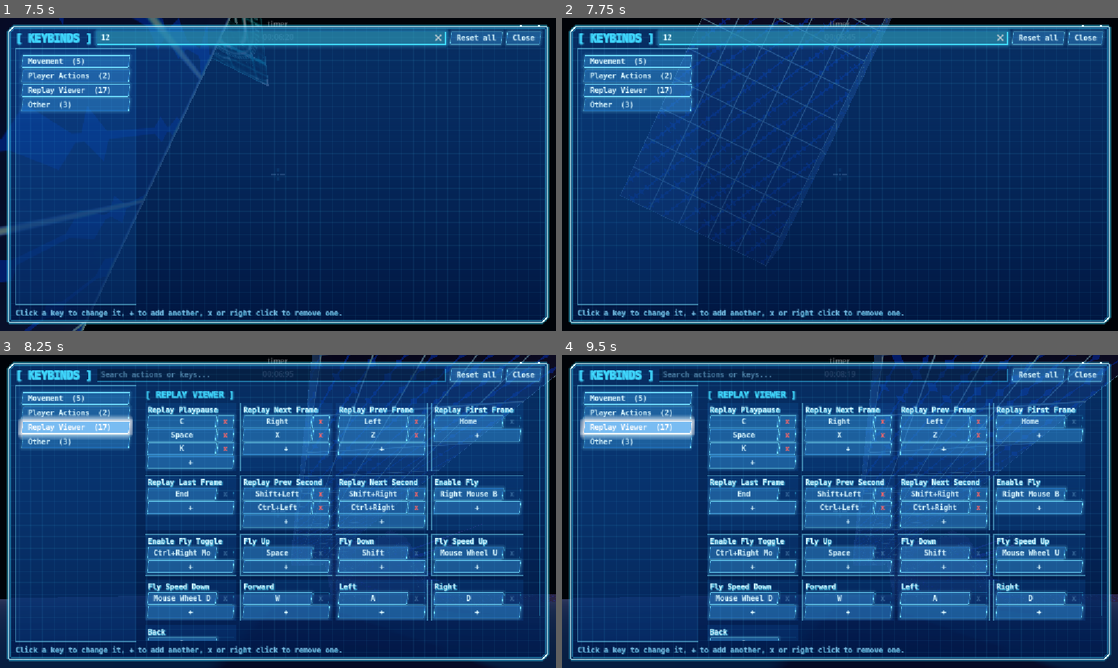
Above: before the commit, frames 1-4 (two rows, left to right).
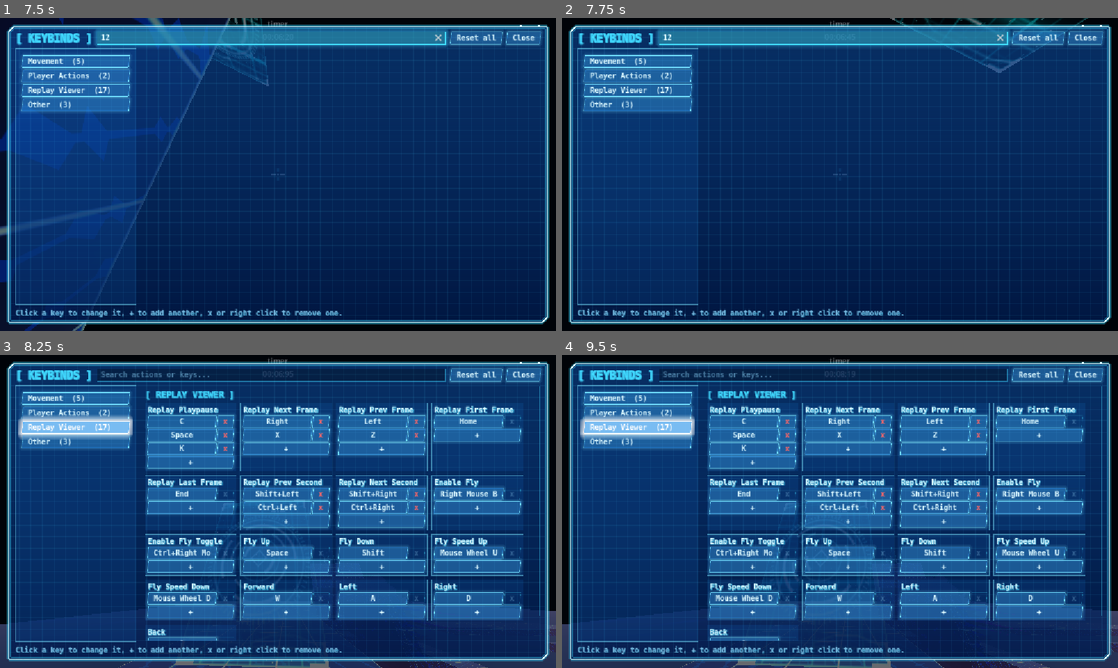
Above: after the commit, the same moments.

Repository: rsa17826/srtest
Game: Godot game, scene res://scenes/level-select/level-select.tscn
Same seed, same stepped clock (60 frames per second), same inputs: the game is played once before the commit and once after it.
Inputs (mouse positions are in pixels of both pictures, inside the frame that each line leads up to):
- Up to frame 1 (7.5 s): click "> level 1" at 0.5 s; tap Enter (ui_accept) at 1.25, 1.52, 2.27, 3.77, 4.52, 5.27, 6.77 s; move the mouse to (305, 174) at 1.27 s; hold Right mouse button (enable_fly) 1.28-2.03 s; hold Space (fly_up) 1.28-6.53 s; click (305, 174) at 1.42 s; move the mouse to (250, 174) at 2.02 s; tap Mouse wheel down (fly_speed_down) at 2.1 s; move the mouse to (289, 168) at 2.77 s; hold Mouse wheel up (fly_speed_up) 2.78-3.53 s; move the mouse to (272, 180) at 3.52 s; tap Home (replay_first_frame) at 3.6 s; click (272, 180) at 3.67 s; move the mouse to (316, 177) at 4.27 s; tap End (replay_last_frame) at 4.35 s; move the mouse to (233, 171) at 5.02 s; tap Right (replay_next_frame) at 5.1 s; move the mouse to (283, 174) at 5.77 s; tap Left (replay_prev_frame) at 5.85 s; click (283, 174) at 5.92 s; move the mouse to (255, 168) at 6.52 s; hold D (right) 6.53-7.25 s; tap ` (show_keybinds) at 6.6 s; click (272, 36) at 7.27 s; type "12" at 7.35 s
- Up to frame 2 (7.75 s): no input
- Up to frame 3 (8.25 s): click "Replay Viewer (17)" at 8 s
- Up to frame 4 (9.5 s): click "Replay Viewer (17)" at 8.75 s

Frame 1 is identical in both runs. In frame 2, 4.9% of the frame differs, in the area x 10-95%, y 0-76%; in frame 3, 4.9%; in frame 4, 5.3%, in the area x 0-100%, y 0-100%.

Commit message:
NO MESSAGE SET

Diff:
--- a/merged_grid_map.gd
+++ b/merged_grid_map.gd
@@ -39,6 +39,13 @@
 
 func map_to_local(cell: Vector3i) -> Vector3:
   return (Vector3(cell) + Vector3(0.5, 0.5, 0.5)) * cell_size
+
+func local_to_map(pos: Vector3) -> Vector3i:
+  return Vector3i((pos / cell_size).floor())
+
+# true if a collision's collider is this map's physics body (it is rebuilt, so don't cache it)
+func owns_collider(collider: Object) -> bool:
+  return collider == _body
 
 # merged boxes of one item, each with xform = the transform its mesh/collision is stretched by
 func get_boxes_by_item(item: int) -> Array:
--- a/scenes/player/player.gd
+++ b/scenes/player/player.gd
@@ -72,9 +72,9 @@
 func touching_hazard() -> bool:
   for i in get_slide_collision_count():
     var col := get_slide_collision(i)
-    if col.get_collider() != grid: continue
+    if not grid.owns_collider(col.get_collider()): continue
     # step a little *into* the surface so the point lands in the tile we hit
-    var cell = grid.local_to_map(grid.to_local(col.get_position() - col.get_normal() * 0.05))
+    var cell := grid.local_to_map(grid.to_local(col.get_position() - col.get_normal() * 0.05))
     if grid.get_cell_item(cell) in hazard_ids: return true
   return false
 
